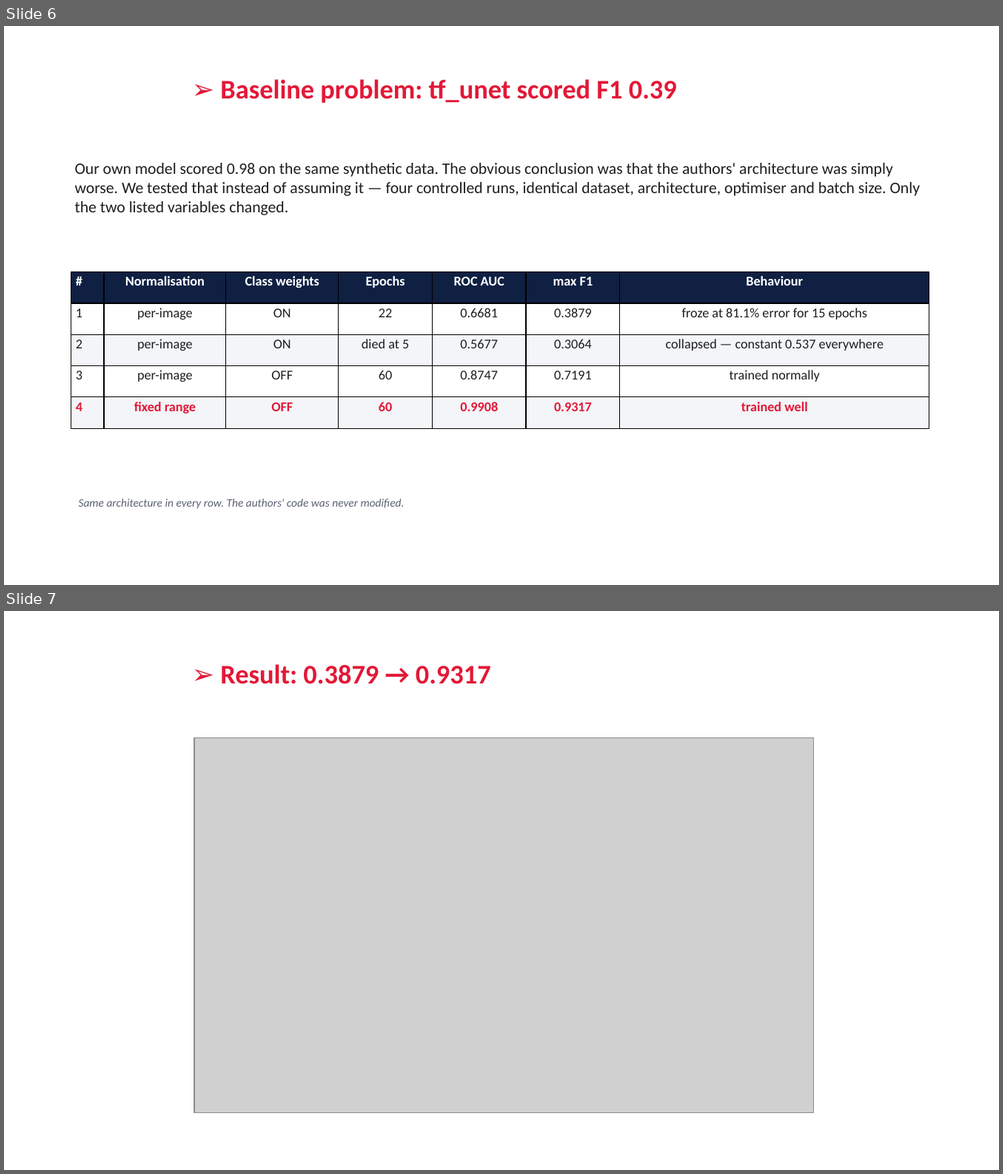
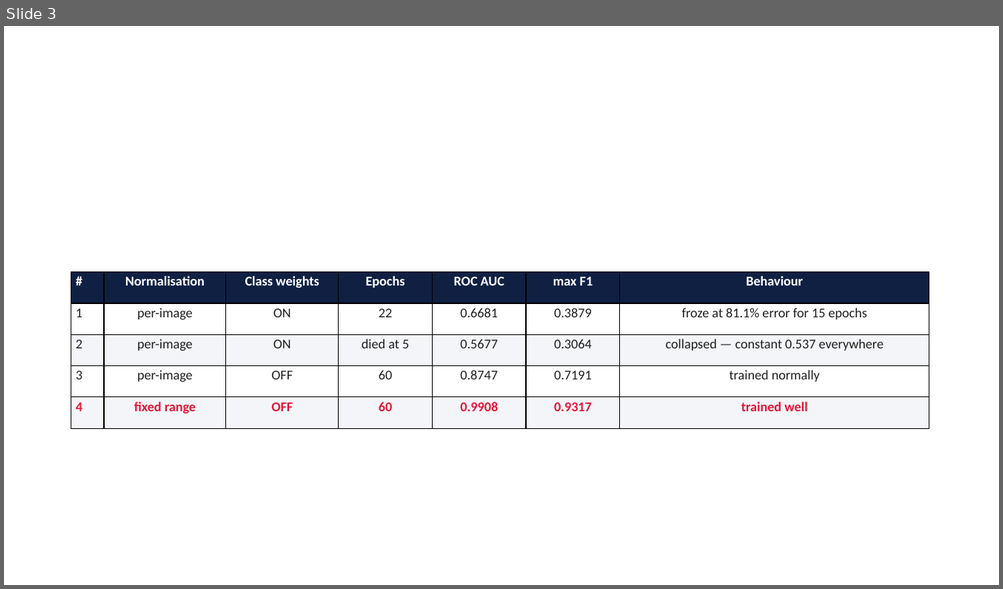
Before and after one commit to RonakSinghRaina/MP, a slide deck: Weekly_Report_Week5_DiL_Lab.pptx. Shown one above the other, each under a label of ours: slides 6 and 7 before the commit, slide 3 after it. The pictures are 1003x1174 and 1003x589 pixels, drawn with LibreOffice and Linux fonts; fonts in the diff are those of the drawing; grey boxes stand for pictures; background and template pictures are left out. Boxes give left, top, right and bottom in pixels: in the first picture for what was removed or moved away, otherwise in the second. Text is boxed around its words. In the diff, an @@ line names an element or a change of style, - is before the commit and + after.

```diff
--- a/Weekly_Report_Week5_DiL_Lab.pptx
+++ b/Weekly_Report_Week5_DiL_Lab.pptx
@@ slide 7 removed at (x1=4, y1=611, x2=999, y2=1170), background #FFFFFF @@
@@ title removed at (x1=220, y1=664, x2=491, y2=684) @@
-➢ Result: 0.3879 → 0.9317
@@ picture removed at (x1=194, y1=738, x2=814, y2=1113) @@
@@ what was slide 6 is now slide 3 @@
@@ slide 3 changed as well @@
@@ title removed at (x1=220, y1=79, x2=677, y2=103) @@
-➢ Baseline problem: tf_unet scored F1 0.39
@@ text removed at (x1=75, y1=163, x2=920, y2=215) @@
-Our own model scored 0.98 on the same synthetic data. The obvious conclusion was that the authors' architecture was simply worse. We tested that instead of assuming it — four controlled runs, identical dataset, architecture, optimiser and batch size. Only the two listed variables changed.
@@ text removed at (x1=79, y1=499, x2=404, y2=509) @@
-Same architecture in every row. The authors' code was never modified.
```
Also in this commit, not shown: 10 other slides changed, 1 slide added, 3 other slides removed, 2 other files.
